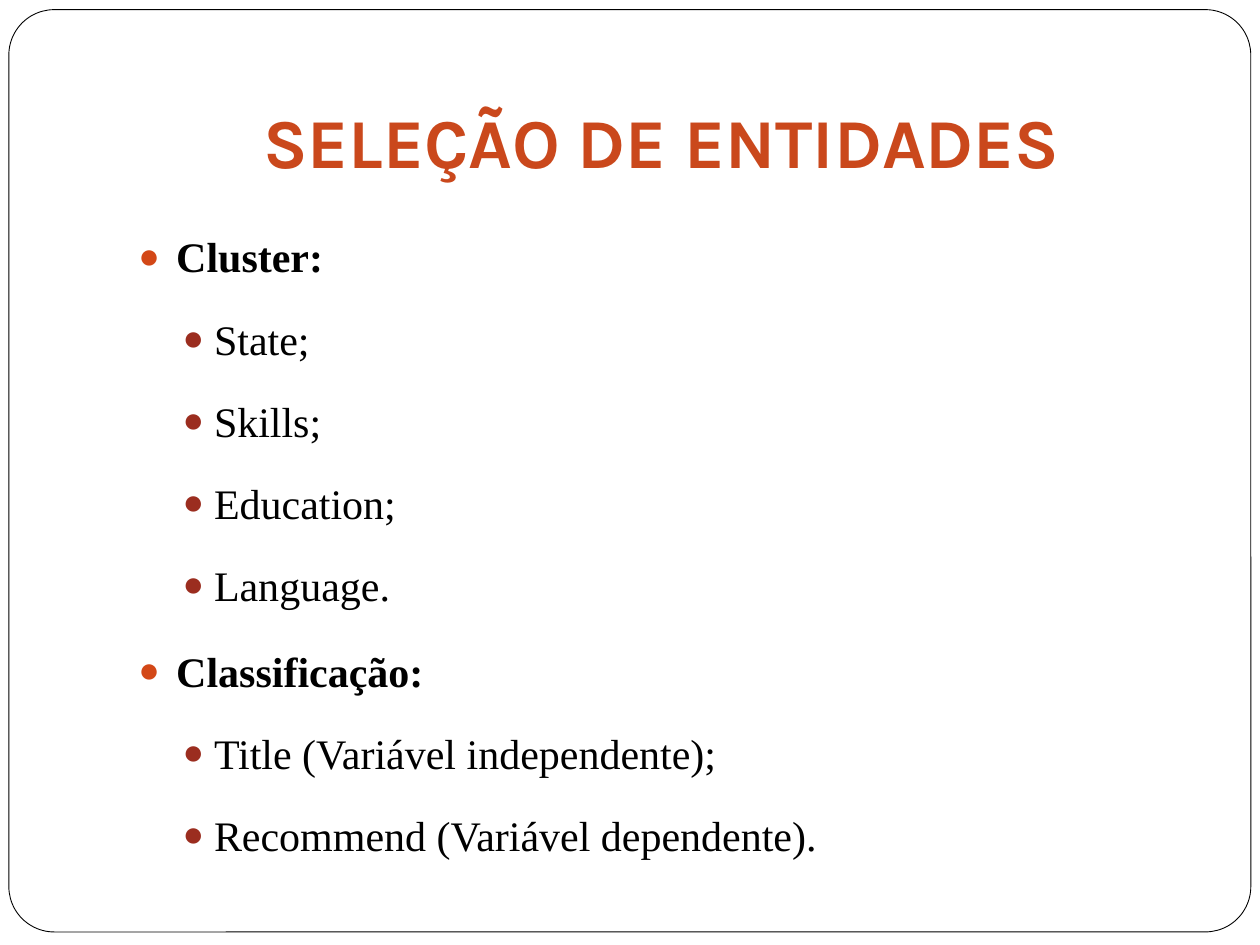
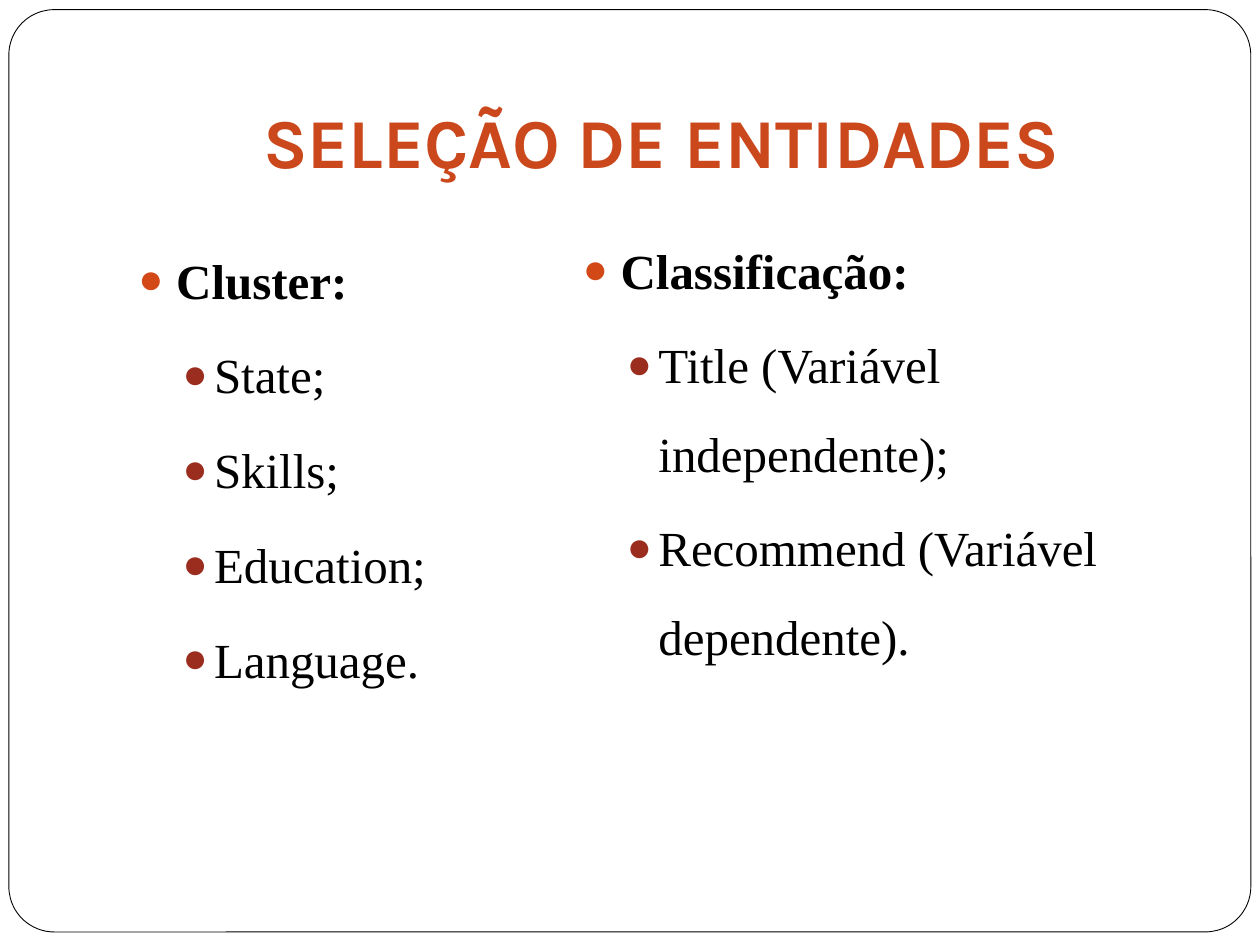
Before and after one commit to gabriellimagomes15/dsa, a slide deck: slide 20 of Apresentacao.pptx. Drawn at 1260x945 pixels with LibreOffice and Linux fonts; fonts in the diff are those of the drawing. Boxes give left, top, right and bottom in pixels: in the first picture for what was removed or moved away, otherwise in the second. Text is boxed around its words. In the diff, an @@ line names an element or a change of style, - is before the commit and + after.

```diff
--- a/Apresentacao.pptx
+++ b/Apresentacao.pptx
@@ text "Cluster:": place and size @@
-text "Cluster:" at [176,243,817,860]
+text "Cluster:" at [176,265,426,687]
@@ text "Cluster:" at [176,265,426,687]: size 24 to 28 pt @@
@@ text added at [621,254,1097,664], 28 pt, text #000000 @@
+● Classificação:
+  ● Title (Variável independente);
+  ● Recommend (Variável dependente).
@@ text at [176,657,817,860]: paragraphs removed @@
-● Classificação:
-  ● Title (Variável independente);
-  ● Recommend (Variável dependente).
```
Also in this commit, not shown: 2 other slides changed.
